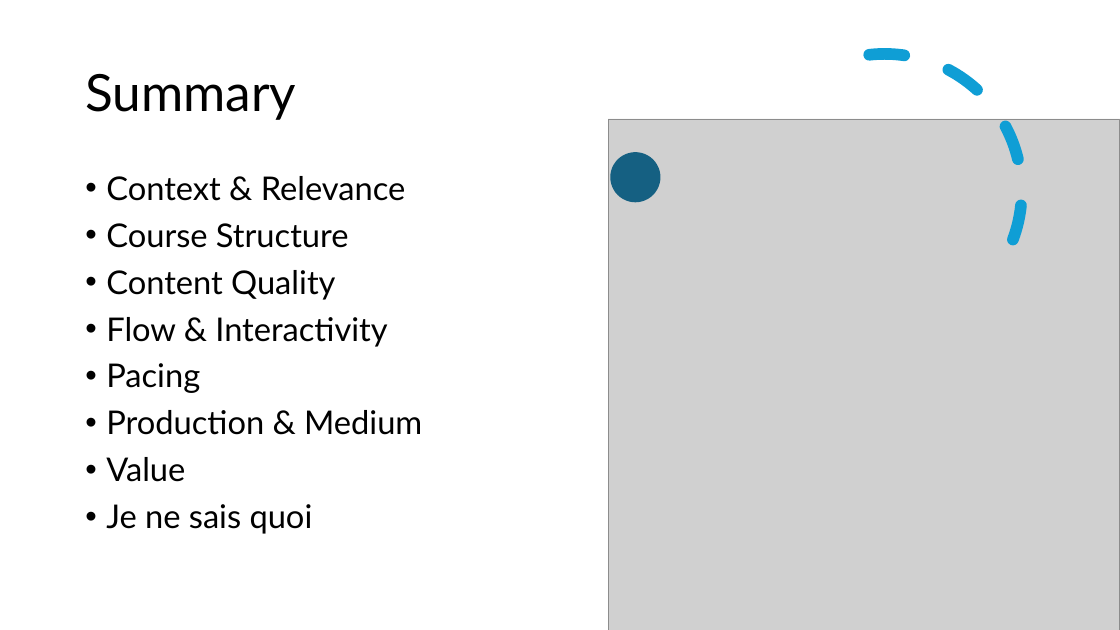
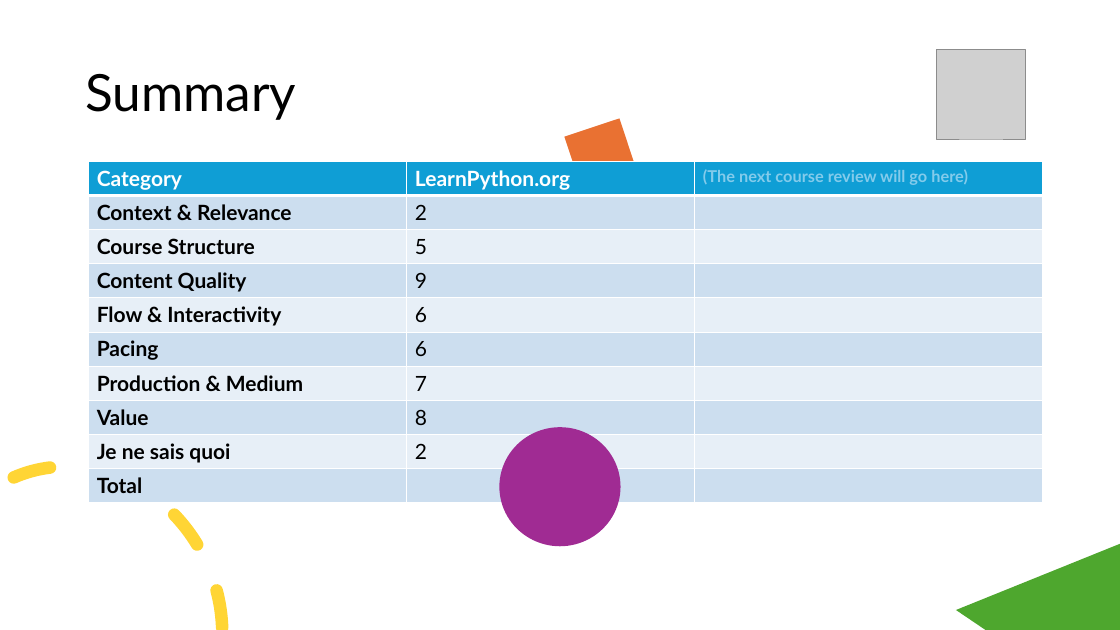
Before and after one commit to ElliotCookie/A-Beginners-Guide-to-Python, a slide deck: slide 14 of 0.0 - Infrastructure around coding - VS Code/1.0 - Learn Python.Org review.pptx (slide 13 before the commit). Drawn at 1120x630 pixels with LibreOffice and Linux fonts; fonts in the diff are those of the drawing; grey boxes stand for pictures. Boxes give left, top, right and bottom in pixels: in the first picture for what was removed or moved away, otherwise in the second. Text is boxed around its words. In the diff, an @@ line names an element or a change of style, - is before the commit and + after.

Commit message:
Uploading review docs

```diff
--- a/0.0 - Infrastructure around coding - VS Code/1.0 - Learn Python.Org review.pptx
+++ b/0.0 - Infrastructure around coding - VS Code/1.0 - Learn Python.Org review.pptx
@@ arc (boxed as its full ellipse) removed at <box>748,54,1023,329</box> @@
@@ picture: place and size @@
-picture at <box>608,119,1120,630</box>
+picture at <box>937,50,1026,139</box>
@@ rectangle added at <box>570,124,633,187</box>, fill #E97132, outline #E97132 7.25 pt @@
@@ table added at <box>88,162,1044,503</box>, 10 rows, 3 columns @@
+Category | LearnPython.org | (The next course review will go here)
+Context & Relevance | 2 | 
+Course Structure | 5 | 
+Content Quality | 9 | 
+Flow & Interactivity | 6 | 
+Pacing | 6 | 
+Production & Medium | 7 | 
+Value | 8 | 
+Je ne sais quoi | 2 | 
+Total | 45 / 75 | 
@@ text removed at <box>106,176,422,534</box> @@
-• Context & Relevance
-• Course Structure
-• Content Quality
-• Flow & Interactivity
-• Pacing
-• Production & Medium
-• Value
-• Je ne sais quoi
@@ ellipse removed at <box>611,152,661,202</box> @@
@@ arc (boxed as its full ellipse) added at <box>0,421,271,630</box>, outline #FFD535 10.75 pt dashed @@
@@ ellipse added at <box>500,428,621,547</box>, fill #A02B93 @@
@@ triangle added at <box>943,487,1120,630</box>, fill #4EA72E @@
```
Also in this commit, not shown: 12 other slides changed, 3 slides added, 1 slide removed, 1 other file.
